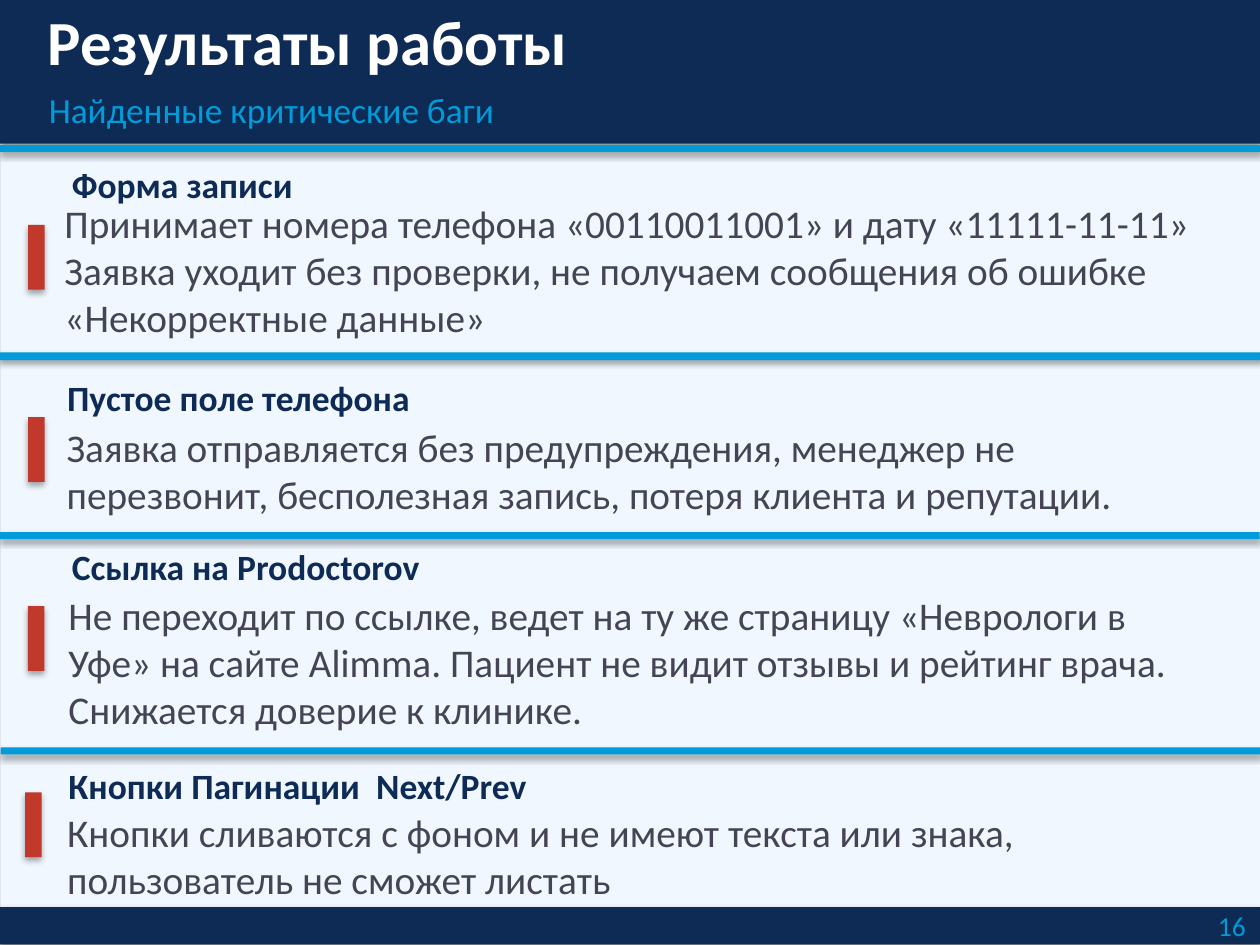
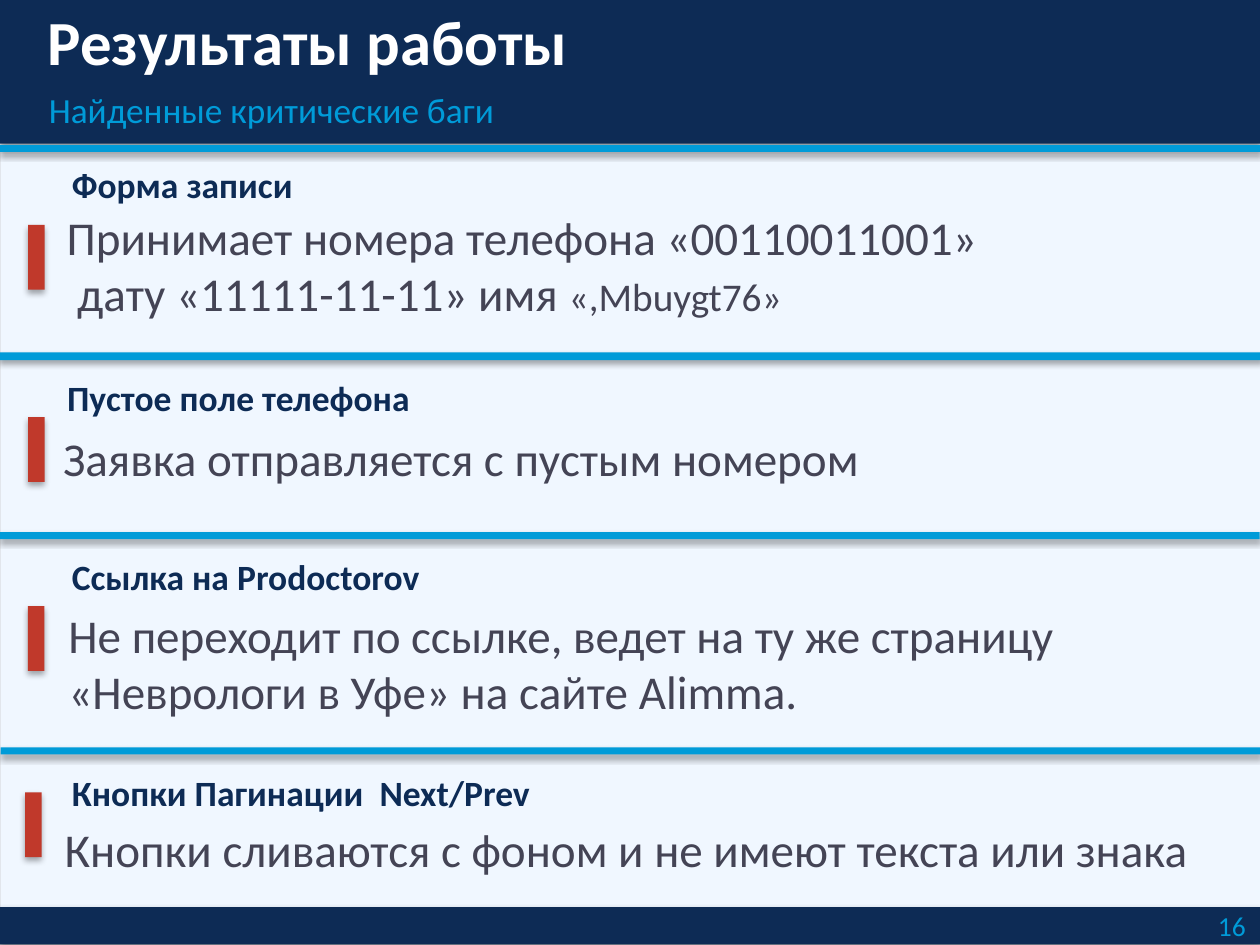
Before and after one commit to A-nastasia627/Diplom, a slide deck: slide 16 of Презентация_Шавалеева_Python_QA .pptx. Drawn at 1260x945 pixels with LibreOffice and Linux fonts; fonts in the diff are those of the drawing. Boxes give left, top, right and bottom in pixels: in the first picture for what was removed or moved away, otherwise in the second. Text is boxed around its words. In the diff, an @@ line names an element or a change of style, - is before the commit and + after.

```diff
--- a/Презентация_Шавалеева_Python_QA .pptx
+++ b/Презентация_Шавалеева_Python_QA .pptx
@@ text at bbox=[67, 223, 976, 319]: text changed; size 20 to 24 pt @@
-Принимает номера телефона «00110011001» и дату «11111-11-11»
-Заявка уходит без проверки, не получаем сообщения об ошибке «Некорректные данные»
+Принимает номера телефона «00110011001»
+дату «11111-11-11» имя «,Mbuygt76»
@@ text at bbox=[63, 445, 859, 484]: text changed; size 20 to 24 pt @@
-Заявка отправляется без предупреждения, менеджер не перезвонит, бесполезная запись, потеря клиента и репутации.
+Заявка отправляется с пустым номером
@@ text "Ссылка на Prodoctorov": place and size @@
-text "Ссылка на Prodoctorov" at bbox=[72, 555, 419, 581]
+text "Ссылка на Prodoctorov" at bbox=[72, 565, 419, 591]
@@ text at bbox=[68, 623, 1053, 717]: text changed; size 20 to 24 pt @@
-Не переходит по ссылке, ведет на ту же страницу «Неврологи в Уфе» на сайте Alimma. Пациент не видит отзывы и рейтинг врача. Снижается доверие к клинике.
+Не переходит по ссылке, ведет на ту же страницу «Неврологи в Уфе» на сайте Alimma.
@@ text "Кнопки Пагинации Next/Prev": place and size @@
-text "Кнопки Пагинации Next/Prev" at bbox=[68, 774, 526, 805]
+text "Кнопки Пагинации Next/Prev" at bbox=[72, 781, 530, 812]
@@ text at bbox=[65, 835, 1187, 875]: text changed; size 20 to 24 pt @@
-Кнопки сливаются с фоном и не имеют текста или знака, пользователь не сможет листать
+Кнопки сливаются с фоном и не имеют текста или знака
```
Also in this commit, not shown: 3 other slides changed, 3 other files.
